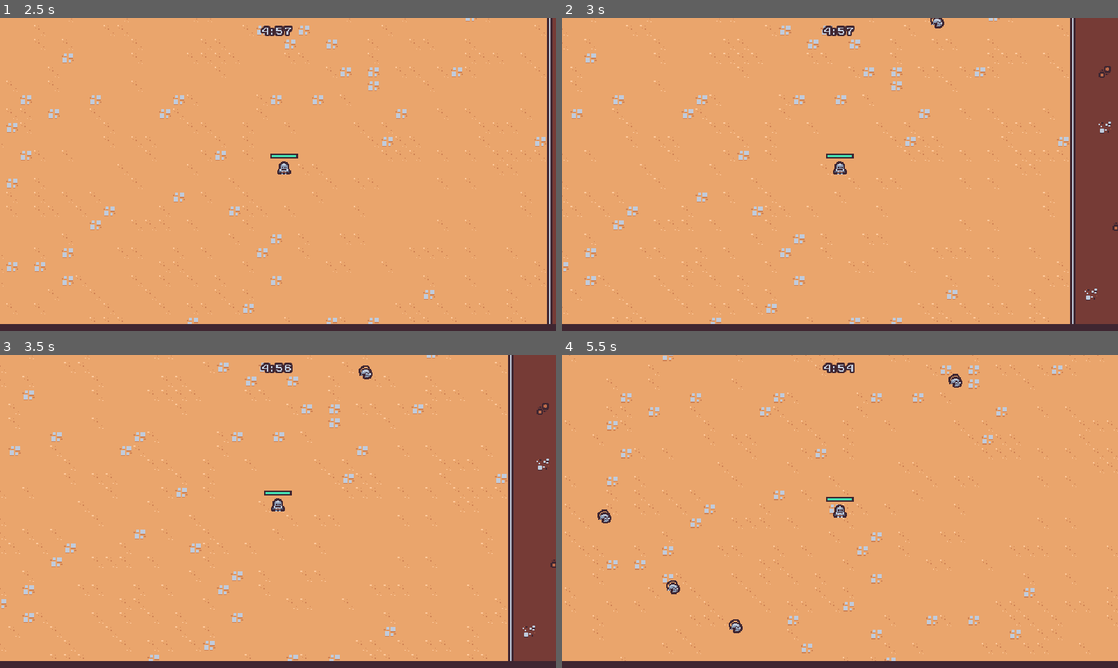
Above: before the commit, frames 1-4 (two rows, left to right).
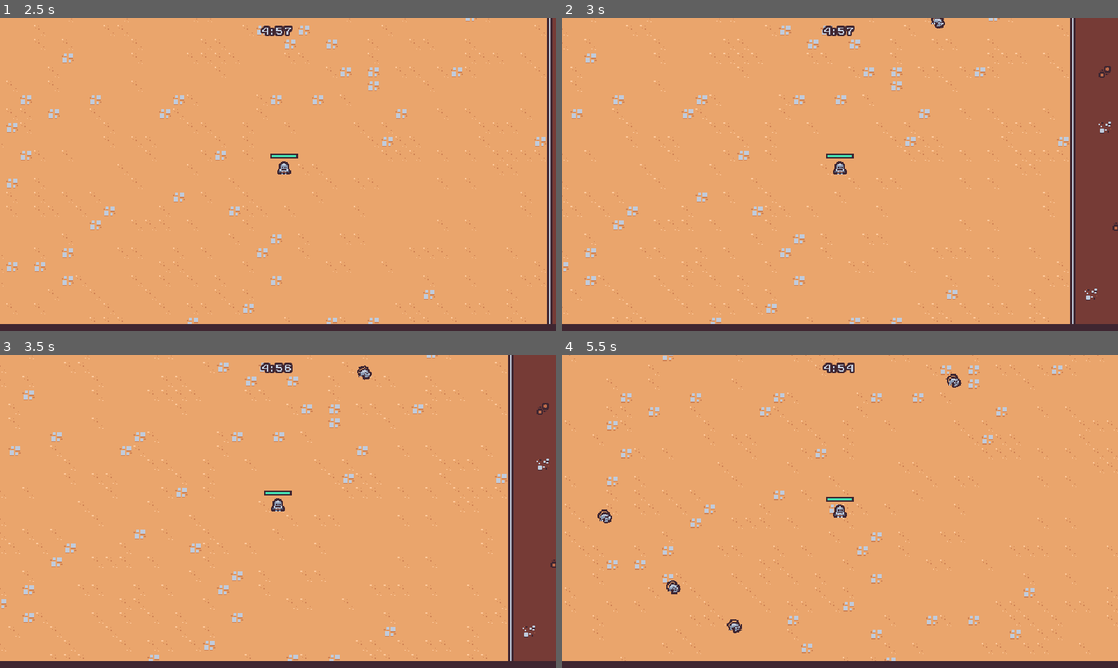
Above: after the commit, the same moments.

Repository: bartoszcholewa/2d-survivors-course
Game: Godot game, scene res://scenes/main/main.tscn
The game is run twice, just before and just after one commit, with the same random seed, the same clock (stepped at 60 frames per second) and the same inputs.
Inputs (mouse positions are in pixels of both pictures, inside the frame that each line leads up to):
- Up to frame 1 (2.5 s): tap Enter at 0.5 s; move the mouse to (400, 158) at 0.52 s; press the mouse at (400, 158) at 0.53 s; hold D (move_right) 0.53-1.25 s; release the mouse at (400, 158) at 1.25 s; drag from (166, 190) to (250, 237) at 1.27 s; tap Space at 2 s; move the mouse to (333, 105) at 2.02 s; press the mouse at (333, 105) at 2.03 s; hold D (move_right) from 2.03 s (still down)
- Up to frame 2 (3 s): release D (move_right) at 2.75 s; release the mouse at (895, 105) at 2.75 s; drag from (812, 237) to (673, 127) at 2.77 s
- Up to frame 3 (3.5 s): no input
- Up to frame 4 (5.5 s): move the mouse to (1006, 558) at 3.52 s; press the mouse at (1006, 558) at 3.53 s; hold A (move_left) 3.53-4.25 s; release the mouse at (1006, 558) at 4.25 s; drag from (673, 464) to (756, 433) at 4.27 s; move the mouse to (867, 511) at 5.02 s; press the mouse at (867, 511) at 5.03 s; hold S (move_down) from 5.03 s (still down)

Frame 1 is identical in both runs. In frame 2, less than 0.1% of the frame differs, in the area x 66-69%, y 0-4%; in frame 3, less than 0.1%; in frame 4, 0.2%, in the area x 6-72%, y 6-89%.

Commit message:
Lesson 37 - Enemy Animation 1

Diff:
--- /dev/null
+++ b/scenes/component/death_component.tscn
@@ -0,0 +1,90 @@
+[gd_scene load_steps=8 format=3 uid="uid://dawmijt1j5j1f"]
+
+[ext_resource type="Texture2D" uid="uid://colv4gng1bkex" path="res://scenes/game_object/basic_enemy/basic_enemy.png" id="1_lgj88"]
+
+[sub_resource type="Animation" id="Animation_lgj88"]
+resource_name = "default"
+tracks/0/type = "value"
+tracks/0/imported = false
+tracks/0/enabled = true
+tracks/0/path = NodePath("GPUParticles2D:emitting")
+tracks/0/interp = 1
+tracks/0/loop_wrap = true
+tracks/0/keys = {
+"times": PackedFloat32Array(0),
+"transitions": PackedFloat32Array(1),
+"update": 1,
+"values": [true]
+}
+tracks/1/type = "method"
+tracks/1/imported = false
+tracks/1/enabled = true
+tracks/1/path = NodePath(".")
+tracks/1/interp = 1
+tracks/1/loop_wrap = true
+tracks/1/keys = {
+"times": PackedFloat32Array(1),
+"transitions": PackedFloat32Array(1),
+"values": [{
+"args": [],
+"method": &"queue_free"
+}]
+}
+
+[sub_resource type="Animation" id="Animation_iwr6c"]
+length = 0.001
+tracks/0/type = "value"
+tracks/0/imported = false
+tracks/0/enabled = true
+tracks/0/path = NodePath("GPUParticles2D:emitting")
+tracks/0/interp = 1
+tracks/0/loop_wrap = true
+tracks/0/keys = {
+"times": PackedFloat32Array(0),
+"transitions": PackedFloat32Array(1),
+"update": 1,
+"values": [false]
+}
+
+[sub_resource type="AnimationLibrary" id="AnimationLibrary_muesg"]
+_data = {
+&"RESET": SubResource("Animation_iwr6c"),
+&"default": SubResource("Animation_lgj88")
+}
+
+[sub_resource type="Curve" id="Curve_sn7fp"]
+_data = [Vector2(0, 1), 0.0, 0.0, 0, 0, Vector2(0.59800667, 1), 0.0, 0.0, 0, 0, Vector2(1, 0), 0.0, 0.0, 0, 0]
+point_count = 3
+
+[sub_resource type="CurveTexture" id="CurveTexture_3jlqn"]
+curve = SubResource("Curve_sn7fp")
+
+[sub_resource type="ParticleProcessMaterial" id="ParticleProcessMaterial_iwr6c"]
+particle_flag_disable_z = true
+direction = Vector3(0, -1, 0)
+spread = 30.0
+initial_velocity_min = 125.0
+initial_velocity_max = 200.0
+angular_velocity_min = -720.0
+angular_velocity_max = 719.99994
+gravity = Vector3(0, 400, 0)
+scale_curve = SubResource("CurveTexture_3jlqn")
+
+[node name="DeathComponent" type="Node2D"]
+
+[node name="AnimationPlayer" type="AnimationPlayer" parent="."]
+libraries = {
+&"": SubResource("AnimationLibrary_muesg")
+}
+autoplay = "default"
+
+[node name="GPUParticles2D" type="GPUParticles2D" parent="."]
+rotation = -0.0046335575
+emitting = false
+amount = 1
+texture = ExtResource("1_lgj88")
+lifetime = 0.65
+one_shot = true
+fixed_fps = 0
+interpolate = false
+process_material = SubResource("ParticleProcessMaterial_iwr6c")
--- a/scenes/game_object/basic_enemy/basic_enemy.tscn
+++ b/scenes/game_object/basic_enemy/basic_enemy.tscn
@@ -1,10 +1,73 @@
-[gd_scene load_steps=8 format=3 uid="uid://dobx3f47kupwe"]
+[gd_scene load_steps=11 format=3 uid="uid://dobx3f47kupwe"]
 
 [ext_resource type="Script" uid="uid://cqtm77f1n2rxp" path="res://scenes/game_object/basic_enemy/basic_enemy.gd" id="1_gxg7h"]
 [ext_resource type="PackedScene" uid="uid://c7mveug1a8km4" path="res://scenes/component/health_component.tscn" id="2_isd1k"]
 [ext_resource type="Texture2D" uid="uid://colv4gng1bkex" path="res://scenes/game_object/basic_enemy/basic_enemy.png" id="2_xrbw7"]
 [ext_resource type="PackedScene" uid="uid://c2bhkf87ia4tb" path="res://scenes/component/vial_drop_component.tscn" id="3_pcrk2"]
 [ext_resource type="PackedScene" uid="uid://clqrafmk5yhfl" path="res://scenes/component/hurtbox_component.tscn" id="4_elloc"]
+
+[sub_resource type="Animation" id="Animation_elloc"]
+resource_name = "walk"
+length = 0.4
+loop_mode = 1
+step = 0.1
+tracks/0/type = "value"
+tracks/0/imported = false
+tracks/0/enabled = true
+tracks/0/path = NodePath("Visuals/Sprite2D:position")
+tracks/0/interp = 2
+tracks/0/loop_wrap = true
+tracks/0/keys = {
+"times": PackedFloat32Array(0, 0.1, 0.3),
+"transitions": PackedFloat32Array(1, 1, 1),
+"update": 0,
+"values": [Vector2(0, 0), Vector2(-1, 0), Vector2(1, 0)]
+}
+tracks/1/type = "value"
+tracks/1/imported = false
+tracks/1/enabled = true
+tracks/1/path = NodePath("Visuals/Sprite2D:rotation")
+tracks/1/interp = 2
+tracks/1/loop_wrap = true
+tracks/1/keys = {
+"times": PackedFloat32Array(0, 0.1, 0.2, 0.3),
+"transitions": PackedFloat32Array(1, 1, 1, 1),
+"update": 0,
+"values": [0.17453292519943295, -0.17453292519943295, 0.17453292519943295, -0.17453292519943295]
+}
+
+[sub_resource type="Animation" id="Animation_bq7hi"]
+length = 0.001
+tracks/0/type = "value"
+tracks/0/imported = false
+tracks/0/enabled = true
+tracks/0/path = NodePath("Visuals/Sprite2D:position")
+tracks/0/interp = 1
+tracks/0/loop_wrap = true
+tracks/0/keys = {
+"times": PackedFloat32Array(0),
+"transitions": PackedFloat32Array(1),
+"update": 0,
+"values": [Vector2(0, 0)]
+}
+tracks/1/type = "value"
+tracks/1/imported = false
+tracks/1/enabled = true
+tracks/1/path = NodePath("Visuals/Sprite2D:rotation")
+tracks/1/interp = 1
+tracks/1/loop_wrap = true
+tracks/1/keys = {
+"times": PackedFloat32Array(0),
+"transitions": PackedFloat32Array(1),
+"update": 0,
+"values": [0.0]
+}
+
+[sub_resource type="AnimationLibrary" id="AnimationLibrary_jkye5"]
+_data = {
+&"RESET": SubResource("Animation_bq7hi"),
+&"walk": SubResource("Animation_elloc")
+}
 
 [sub_resource type="CircleShape2D" id="CircleShape2D_bq7hi"]
 radius = 12.0
@@ -18,6 +81,12 @@
 motion_mode = 1
 script = ExtResource("1_gxg7h")
 
+[node name="AnimationPlayer" type="AnimationPlayer" parent="."]
+libraries = {
+&"": SubResource("AnimationLibrary_jkye5")
+}
+autoplay = "walk"
+
 [node name="HealthComponent" parent="." instance=ExtResource("2_isd1k")]
 
 [node name="VialDropComponent" parent="." node_paths=PackedStringArray("health_component") instance=ExtResource("3_pcrk2")]
@@ -27,13 +96,17 @@
 health_component = NodePath("../HealthComponent")
 
 [node name="CollisionShape2D" type="CollisionShape2D" parent="HurtboxComponent"]
+visible = false
 position = Vector2(0, -5)
 shape = SubResource("CircleShape2D_bq7hi")
 
-[node name="Sprite2D" type="Sprite2D" parent="."]
+[node name="Visuals" type="Node2D" parent="."]
+
+[node name="Sprite2D" type="Sprite2D" parent="Visuals"]
 texture = ExtResource("2_xrbw7")
 offset = Vector2(0, -4)
 
 [node name="CollisionShape2D" type="CollisionShape2D" parent="."]
+visible = false
 position = Vector2(0, -5)
 shape = SubResource("CircleShape2D_qrggj")
